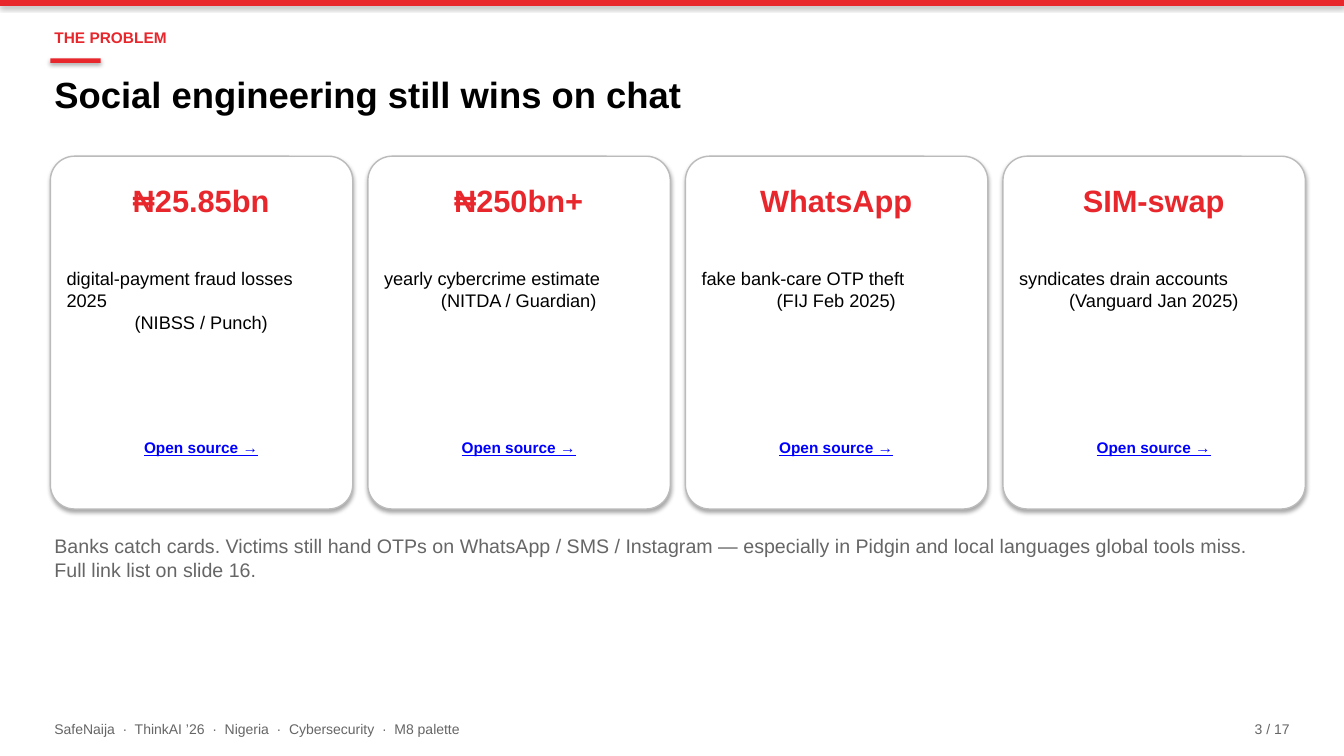
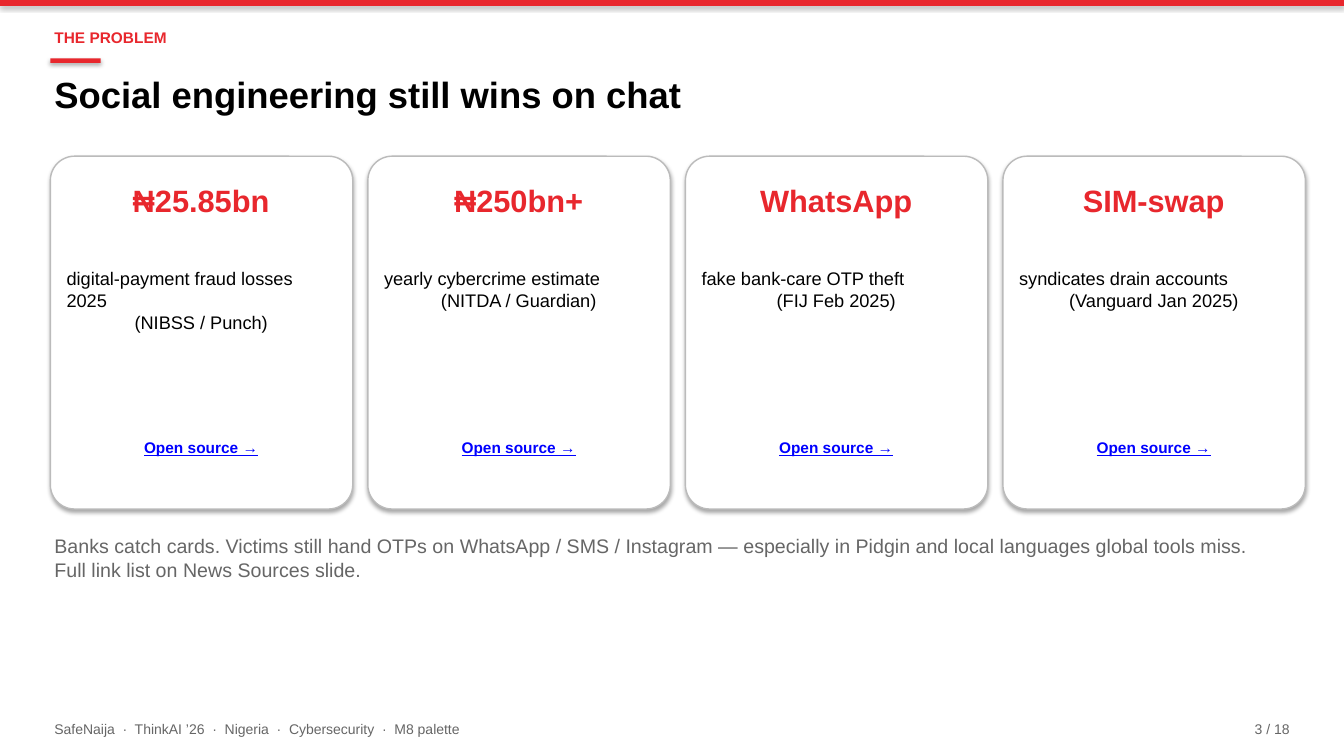
Before and after one commit to Shreeya1-pixel/SafeNajia, a slide deck: slide 3 of outputs/SafeNaija.pptx. Drawn at 1344x756 pixels with LibreOffice and Linux fonts; fonts in the diff are those of the drawing. Boxes give left, top, right and bottom in pixels: in the first picture for what was removed or moved away, otherwise in the second. Text is boxed around its words. In the diff, an @@ line names an element or a change of style, - is before the commit and + after.

```diff
--- a/outputs/SafeNaija.pptx
+++ b/outputs/SafeNaija.pptx
@@ text at box(54, 539, 1246, 577): text changed @@
-Banks catch cards. Victims still hand OTPs on WhatsApp / SMS / Instagram — especially in Pidgin and local languages global tools miss. Full link list on slide 16.
+Banks catch cards. Victims still hand OTPs on WhatsApp / SMS / Instagram — especially in Pidgin and local languages global tools miss. Full link list on News Sources slide.
@@ text at box(1255, 724, 1290, 734): text changed @@
-3 / 17
+3 / 18
```
Also in this commit, not shown: 16 other slides changed, 1 slide added, 3 other files.
